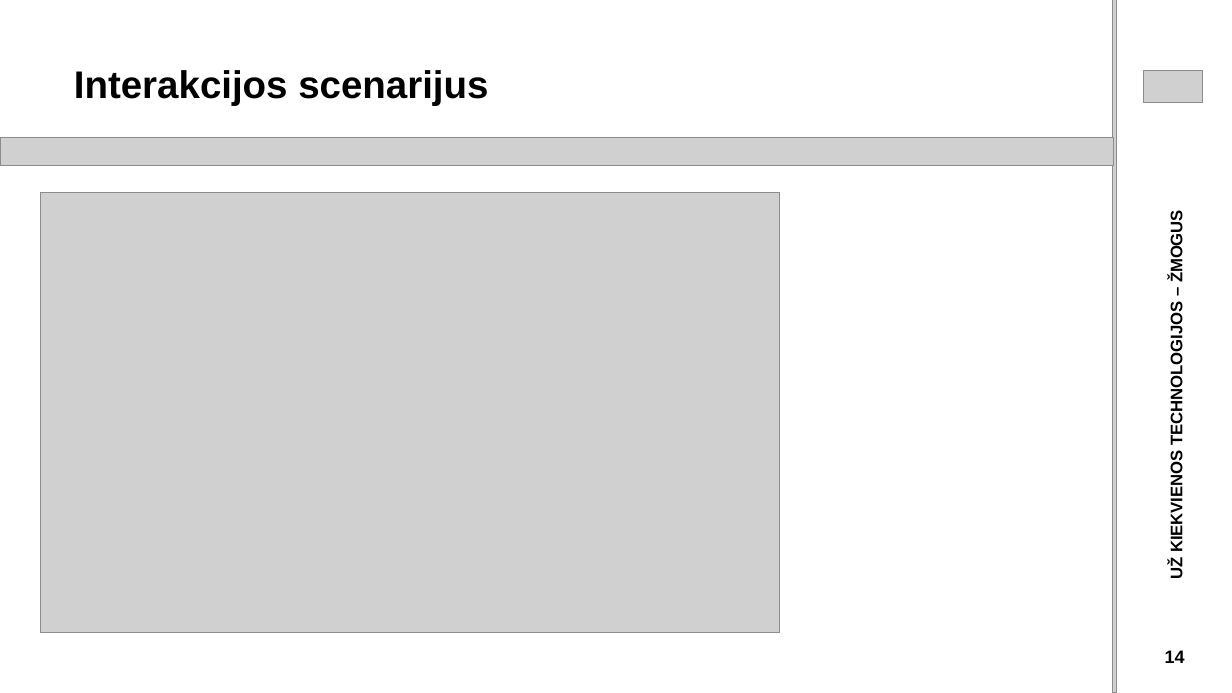
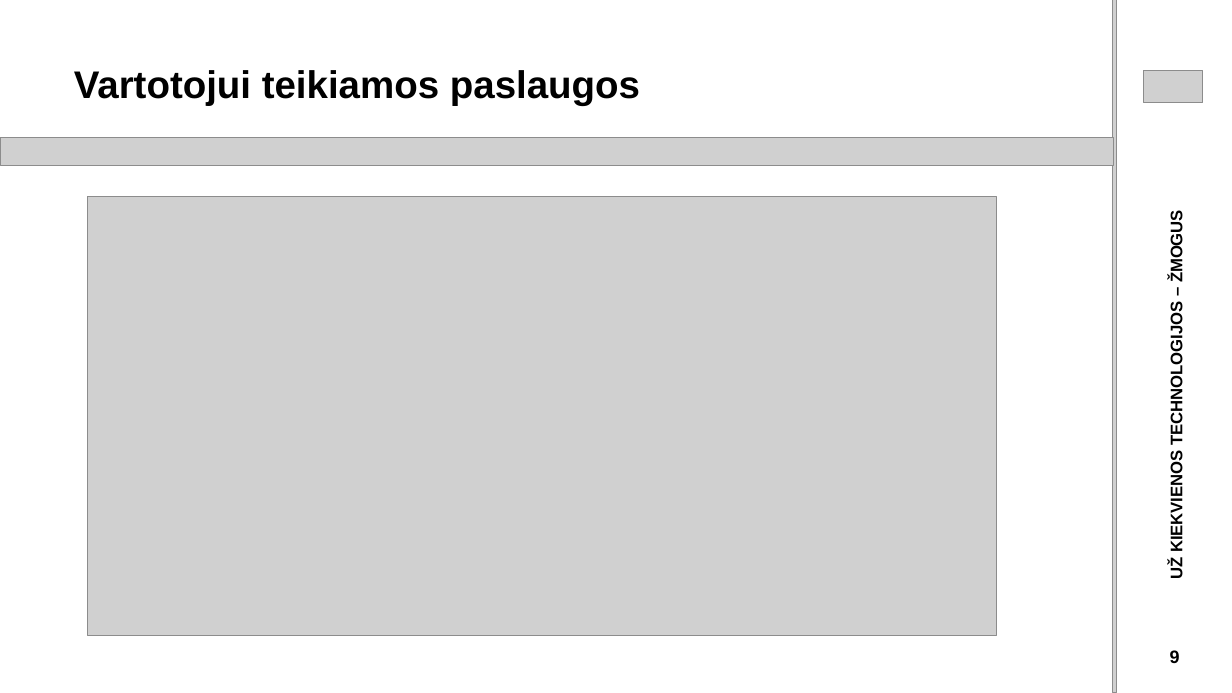
Before and after one commit to CoffeeLexer/Caecitas, a slide deck: slide 9 of Skaidres.pptx (slide 14 before the commit). Drawn at 1232x693 pixels with LibreOffice and Linux fonts; fonts in the diff are those of the drawing; grey boxes stand for pictures. Boxes give left, top, right and bottom in pixels: in the first picture for what was removed or moved away, otherwise in the second. Text is boxed around its words. In the diff, an @@ line names an element or a change of style, - is before the commit and + after.

```diff
--- a/Skaidres.pptx
+++ b/Skaidres.pptx
@@ text at (74, 70, 640, 106): text changed @@
-Interakcijos scenarijus
+Vartotojui teikiamos paslaugos
@@ picture: place and size @@
-picture at (41, 192, 779, 632)
+picture at (88, 197, 997, 635)
@@ page number at (1170, 650, 1180, 663): text changed @@
-14
+9
```
Also in this commit, not shown: 11 other slides changed, 2 slides added, 2 slides removed.
